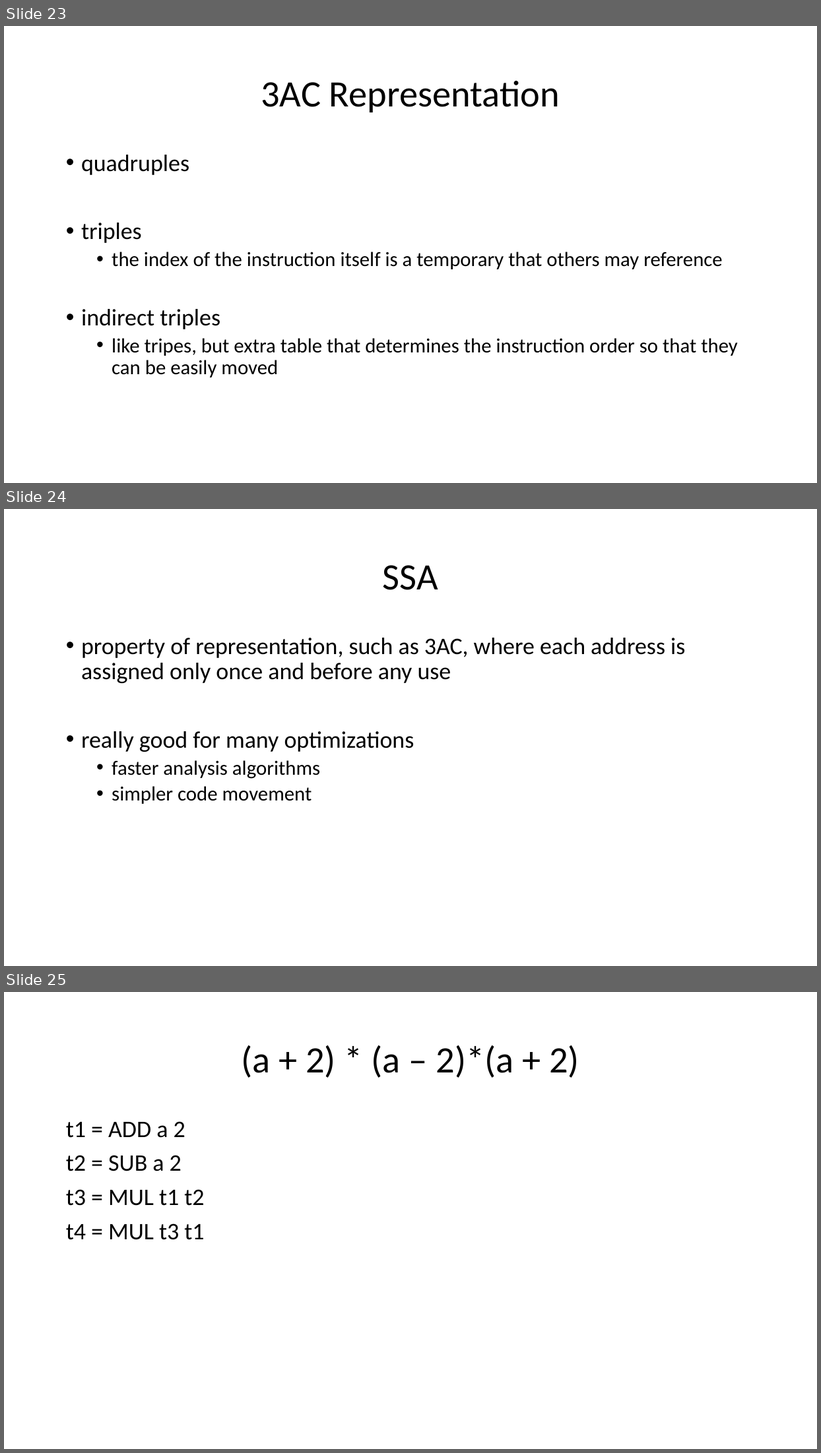
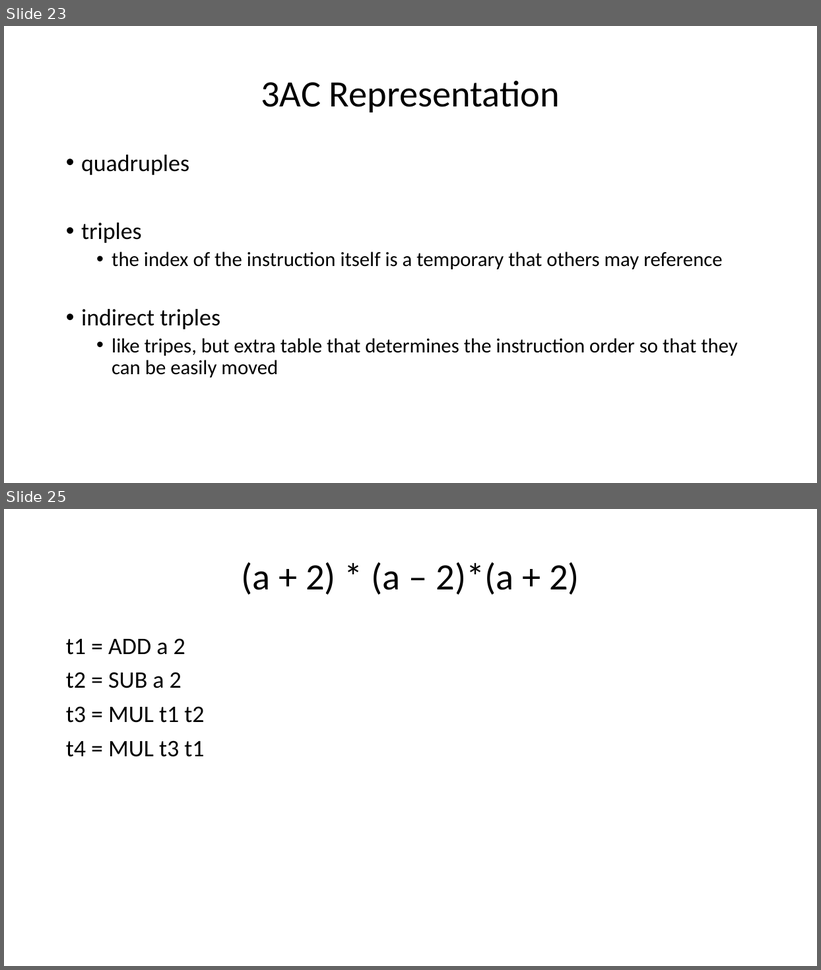
Before and after one commit to ganoliz/NI-GEN, a slide deck: media/NI-GEN-4.pptx. Shown one above the other, each under a label of ours: slides 23, 24 and 25 before the commit, slides 23 and 25 after it; the slides between them are not shown. The pictures are 821x1453 and 821x970 pixels, drawn with LibreOffice and Linux fonts; fonts in the diff are those of the drawing. Boxes give left, top, right and bottom in pixels: in the first picture for what was removed or moved away, otherwise in the second. Text is boxed around its words. In the diff, an @@ line names an element or a change of style, - is before the commit and + after.

```diff
--- a/media/NI-GEN-4.pptx
+++ b/media/NI-GEN-4.pptx
@@ slide 24 removed at [4,509,817,966], background #FFFFFF @@
@@ title removed at [383,565,438,590] @@
-SSA
@@ text removed at [81,638,685,804] @@
-• property of representation, such as 3AC, where each address is assigned only once and before any use
-• really good for many optimizations
-  • faster analysis algorithms
-  • simpler code movement
```
Also in this commit, not shown: 2 slides changed, 1 other slide removed, 1 other file.
